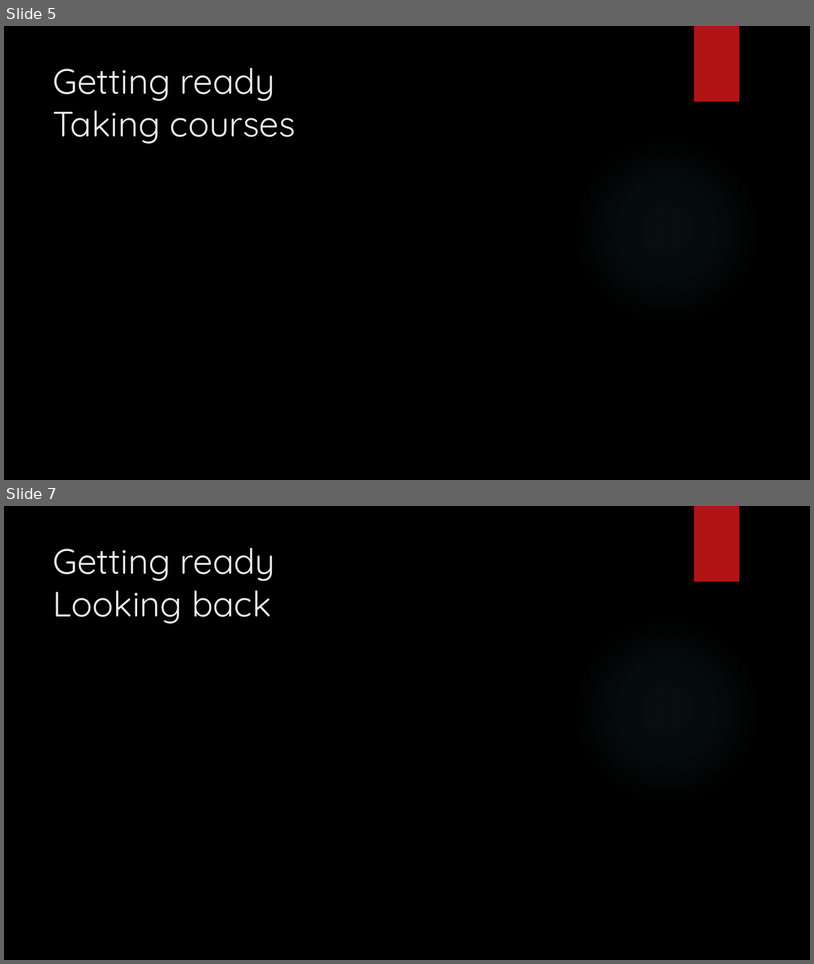
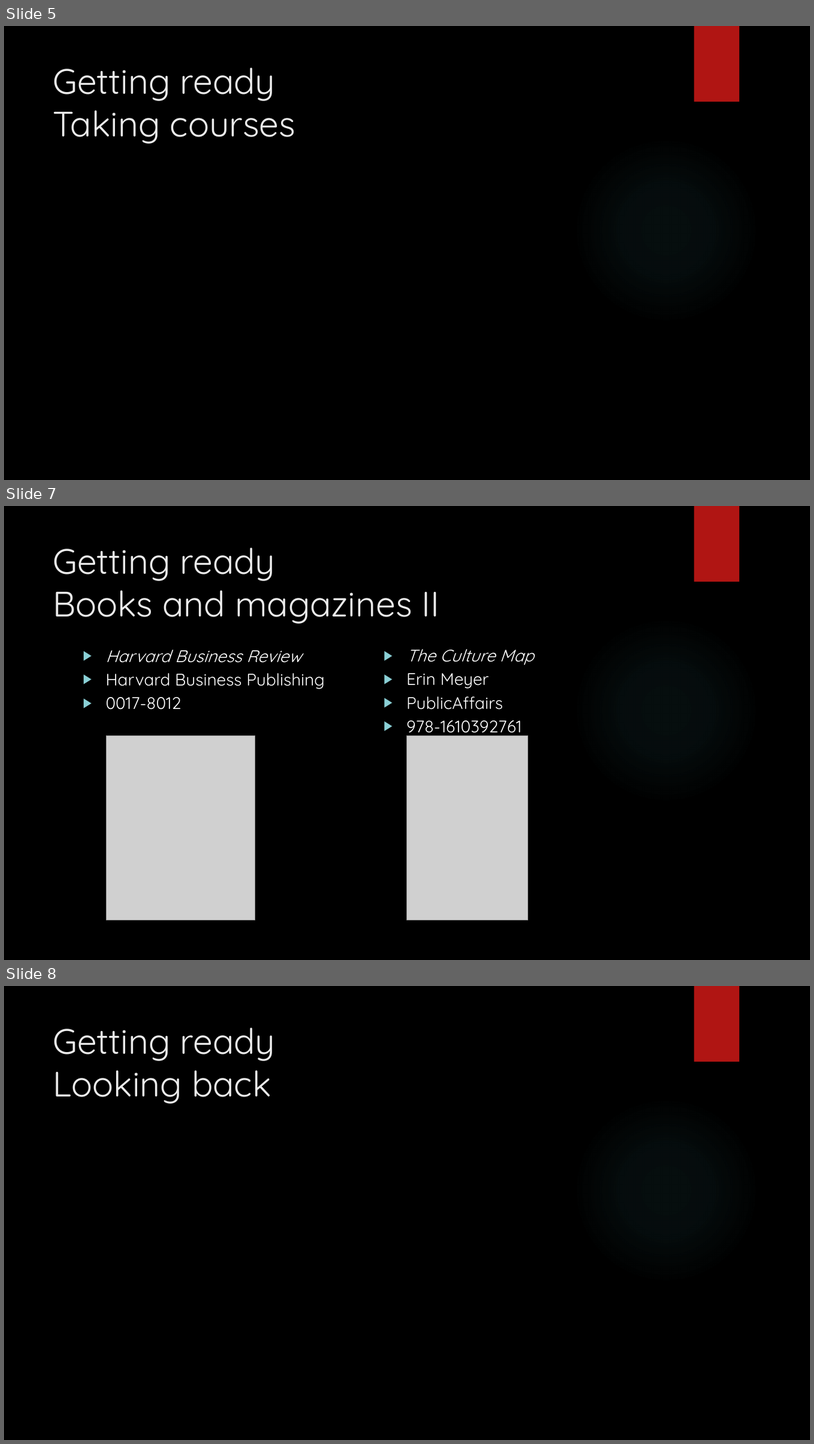
Before and after one commit to dennisdietrich/First180Days, a slide deck: Sitting in meetings all day long.pptx. Shown one above the other, each under a label of ours: slides 5 and 7 before the commit, slides 5, 7 and 8 after it; the slides between them are not shown. The pictures are 814x964 and 814x1444 pixels, drawn with LibreOffice and Linux fonts; fonts in the diff are those of the drawing; grey boxes stand for pictures; background and template pictures are left out. Boxes give left, top, right and bottom in pixels: in the first picture for what was removed or moved away, otherwise in the second. Text is boxed around its words. In the diff, an @@ line names an element or a change of style, - is before the commit and + after.

Commit message:
Update Sitting in meetings all day long.pptx
Added Getting Ready slides for books and magazines

```diff
--- a/Sitting in meetings all day long.pptx
+++ b/Sitting in meetings all day long.pptx
@@ slide 7 added at (x1=4, y1=506, x2=810, y2=960), background picture (left out); not listed: 2 template elements that a slide beside it also shows @@
@@ title added at (x1=53, y1=547, x2=440, y2=624), 42 pt, text #EBEBEB @@
+Getting ready
+Books and magazines II
@@ text added at (x1=407, y1=649, x2=534, y2=737), 20 pt, text #FFFFFF @@
+▶ The Culture Map
+▶ Erin Meyer
+▶ PublicAffairs
+▶ 978-1610392761
@@ text added at (x1=106, y1=650, x2=325, y2=709), 20 pt, text #FFFFFF @@
+▶ Harvard Business Review
+▶ Harvard Business Publishing
+▶ 0017-8012
@@ picture added at (x1=106, y1=735, x2=255, y2=920) @@
@@ picture added at (x1=408, y1=735, x2=528, y2=920) @@
@@ what was slide 7 is now slide 8 @@
```
Also in this commit, not shown: 1 slide changed.
